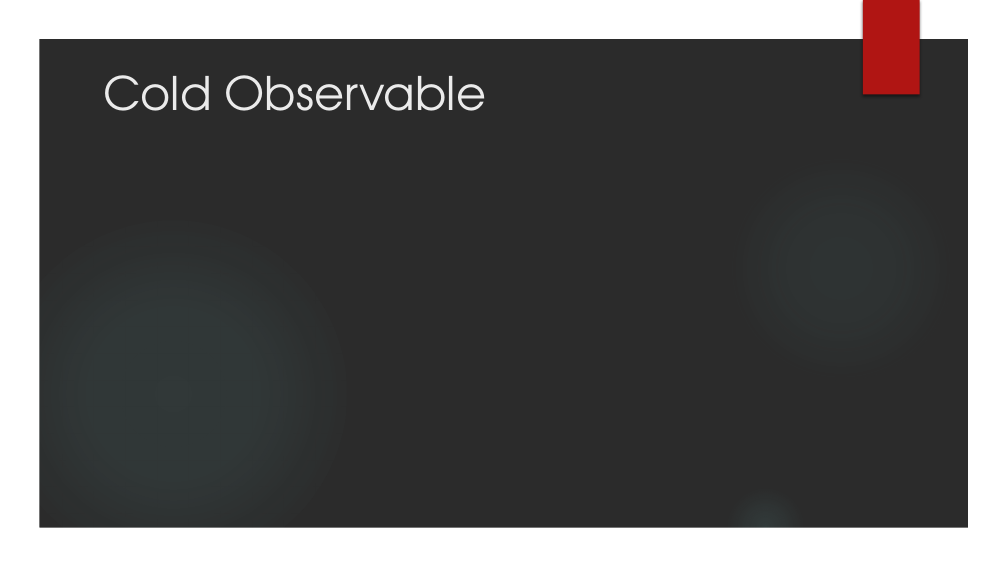
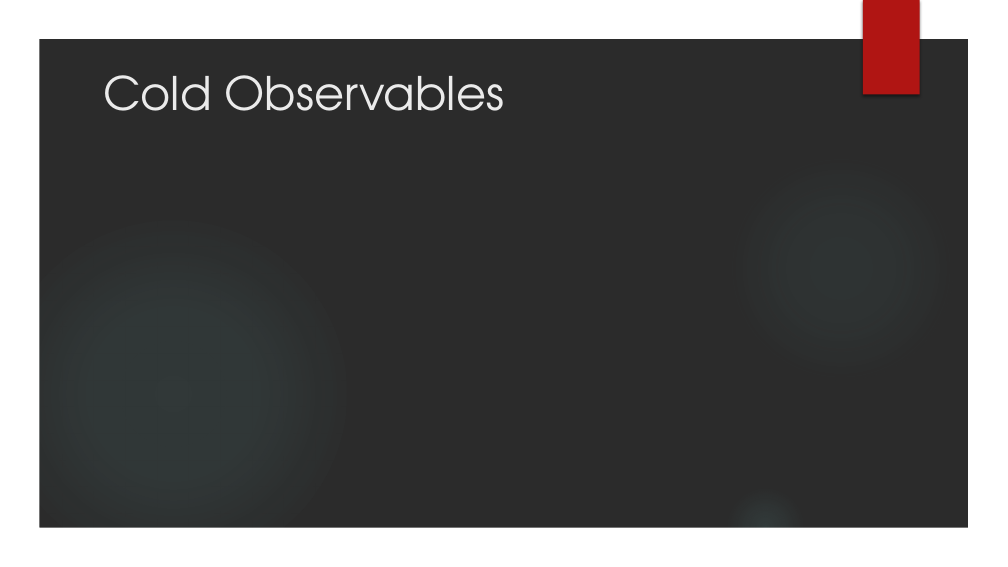
Before and after one commit to VladimirMakarevich/presentations, a slide deck: slide 43 of reactiveX/reactiveX.pptx (slide 42 before the commit). Drawn at 1008x567 pixels with LibreOffice and Linux fonts; fonts in the diff are those of the drawing; background and template pictures are left out; a plain dark background stands for a picture behind light text. Boxes give left, top, right and bottom in pixels: in the first picture for what was removed or moved away, otherwise in the second. Text is boxed around its words. In the diff, an @@ line names an element or a change of style, - is before the commit and + after.

```diff
--- a/reactiveX/reactiveX.pptx
+++ b/reactiveX/reactiveX.pptx
@@ title at (x1=103, y1=75, x2=505, y2=111): text changed @@
-Cold Observable
+Cold Observables
```
Also in this commit, not shown: 5 other slides changed, 1 slide added, 1 other file.
